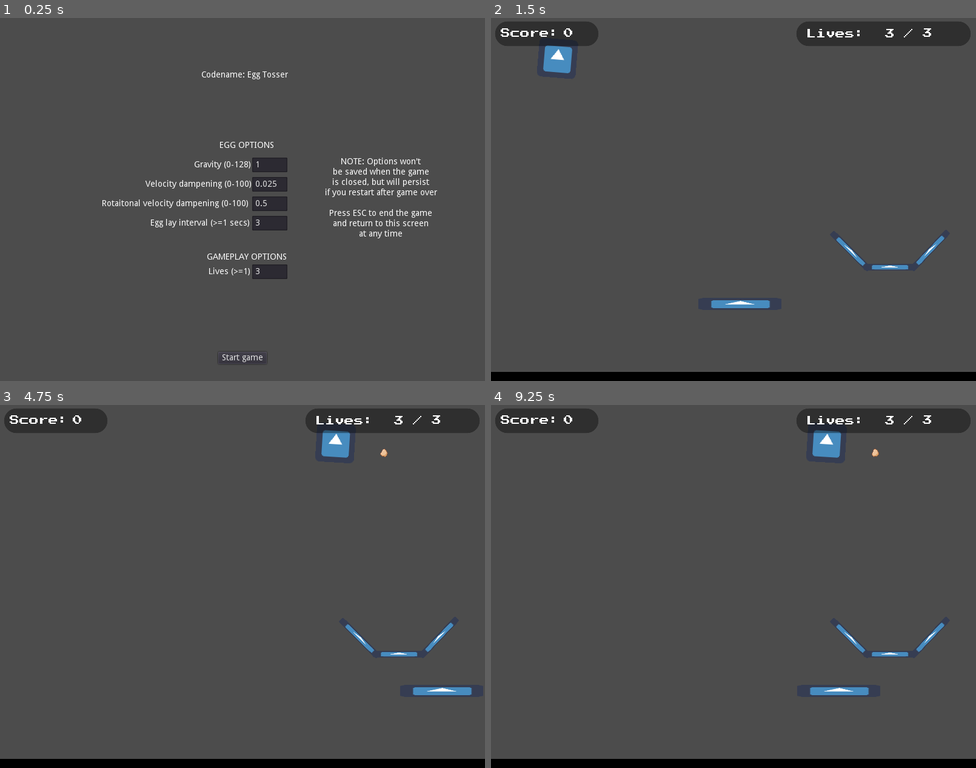
Above: before the commit, frames 1-4 (two rows, left to right).
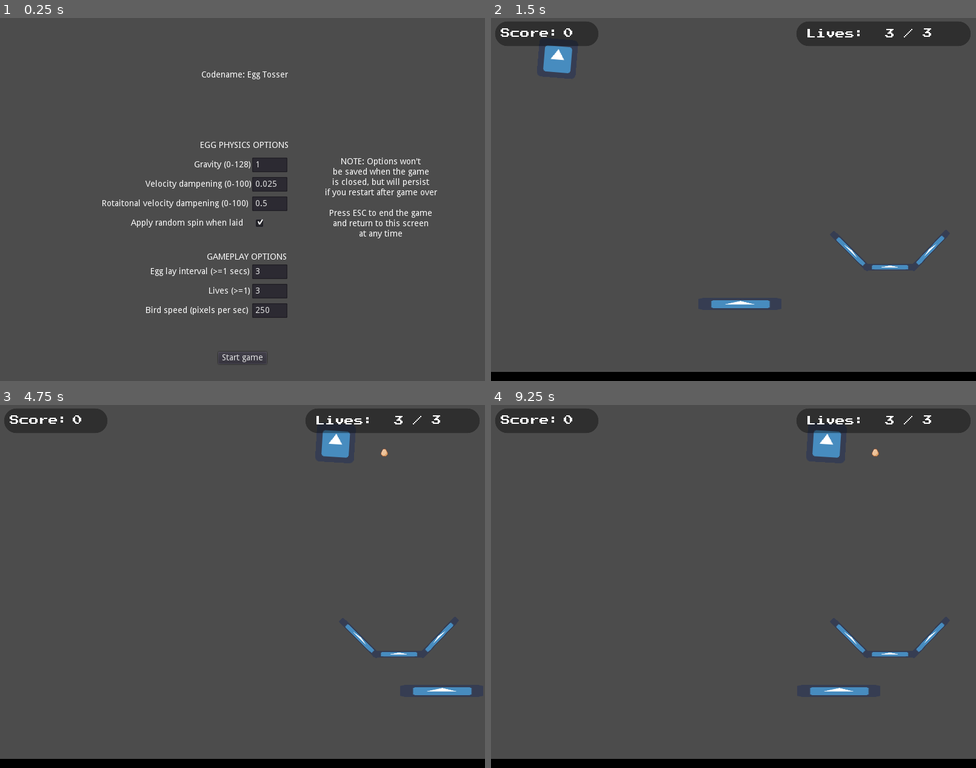
Above: after the commit, the same moments.

Repository: thatnick/fragile
Game: Godot game, scene res://scenes/debug_options.tscn
Same seed, same stepped clock (60 frames per second), same inputs: the game is played once before the commit and once after it. The engine's default icon, where the game draws it, is replaced by a stand-in: a white triangle on a blue panel in a dark square.
Inputs (mouse positions are in pixels of both pictures, inside the frame that each line leads up to):
- Up to frame 1 (0.25 s): no input
- Up to frame 2 (1.5 s): click (752, 224) at 0.52 s; click "Start game" at 1.25 s
- Up to frame 3 (4.75 s): hold Right (ui_right) 2.03-2.78 s; hold Left (ui_left) 2.78-3.53 s; hold Right (ui_right) from 3.53 s (still down)
- Up to frame 4 (9.25 s): release Right (ui_right) at 5.03 s; hold Left (ui_left) 5.03-5.75 s; tap Escape (ui_cancel) at 5.65 s; click "Start game" at 5.75 s; hold Left (ui_left) 6.53-8.03 s; hold Right (ui_right) from 8.03 s (still down)

The runs differ from the first frame. In frame 1, 1.6% of the frame differs, in the area x 27-60%, y 34-83%; in frame 2, nothing differs; in frame 3, less than 0.1%; in frame 4, less than 0.1%.

Commit message:
Add the bird speed and startup egg rotation option to the debug screen. Create game over function.

Diff:
--- a/scenes/debug_options.tscn
+++ b/scenes/debug_options.tscn
@@ -37,11 +37,11 @@
 [node name="EggOptions" type="Label" parent="."]
 anchor_left = 0.5
 anchor_right = 0.5
-margin_left = -64.0
+margin_left = -72.0
 margin_top = 200.0
 margin_right = 79.0
 margin_bottom = 224.0
-text = "EGG OPTIONS"
+text = "EGG PHYSICS OPTIONS"
 align = 1
 valign = 1
 
@@ -63,10 +63,10 @@
 margin_right = 474.0
 margin_bottom = 320.0
 
-[node name="EggIntervalEdit" type="LineEdit" parent="."]
+[node name="EggSpinCheckbox" type="CheckBox" parent="."]
 margin_left = 416.0
 margin_top = 328.0
-margin_right = 474.0
+margin_right = 440.0
 margin_bottom = 352.0
 
 [node name="Label" type="Label" parent="."]
@@ -93,12 +93,12 @@
 text = "Rotaitonal velocity dampening (0-100)"
 valign = 1
 
-[node name="Label4" type="Label" parent="."]
-margin_left = 248.0
+[node name="Label6" type="Label" parent="."]
+margin_left = 216.0
 margin_top = 328.0
-margin_right = 412.0
+margin_right = 410.0
 margin_bottom = 352.0
-text = "Egg lay interval (>=1 secs)"
+text = "Apply random spin when laid"
 valign = 1
 
 [node name="EggOptions2" type="Label" parent="."]
@@ -112,19 +112,47 @@
 align = 1
 valign = 1
 
+[node name="Label4" type="Label" parent="."]
+margin_left = 248.0
+margin_top = 408.0
+margin_right = 412.0
+margin_bottom = 432.0
+text = "Egg lay interval (>=1 secs)"
+valign = 1
+
 [node name="Label5" type="Label" parent="."]
 margin_left = 344.0
-margin_top = 408.0
+margin_top = 440.0
 margin_right = 413.0
-margin_bottom = 432.0
+margin_bottom = 464.0
 text = "Lives (>=1)"
 valign = 1
 
-[node name="LivesEdit" type="LineEdit" parent="."]
+[node name="Label7" type="Label" parent="."]
+margin_left = 240.0
+margin_top = 472.0
+margin_right = 410.0
+margin_bottom = 496.0
+text = "Bird speed (pixels per sec)"
+valign = 1
+
+[node name="EggIntervalEdit" type="LineEdit" parent="."]
 margin_left = 416.0
 margin_top = 408.0
 margin_right = 474.0
 margin_bottom = 432.0
+
+[node name="LivesEdit" type="LineEdit" parent="."]
+margin_left = 416.0
+margin_top = 440.0
+margin_right = 474.0
+margin_bottom = 464.0
+
+[node name="BirdSpeedEdit" type="LineEdit" parent="."]
+margin_left = 416.0
+margin_top = 472.0
+margin_right = 474.0
+margin_bottom = 496.0
 
 [node name="StartGameButton" type="Button" parent="."]
 anchor_left = 0.5
--- a/scripts/debug_options.gd
+++ b/scripts/debug_options.gd
@@ -7,14 +7,19 @@
 	$GravityEdit.text = str(manager.gravity)
 	$VelDampEdit.text = str(manager.vel_damp)
 	$RotVelDampEdit.text = str(manager.rot_vel_damp)
+	$EggSpinCheckbox.pressed = manager.egg_spin_on_start
 	$EggIntervalEdit.text = str(manager.egg_interval)
 	$LivesEdit.text = str(manager.lives_total)
+	$BirdSpeedEdit.text = str(manager.bird_speed)
+
 
 func _on_StartGameButton_pressed():
 	manager.gravity = float($GravityEdit.text)
 	manager.vel_damp = float($VelDampEdit.text)
 	manager.rot_vel_damp = float($RotVelDampEdit.text)
+	manager.egg_spin_on_start = $EggSpinCheckbox.pressed
 	manager.egg_interval = int($EggIntervalEdit.text)
 	manager.lives_total = int($LivesEdit.text)
+	manager.bird_speed = float($BirdSpeedEdit.text)
 
 	get_tree().change_scene("res://scenes/game.tscn")
--- a/scripts/egg.gd
+++ b/scripts/egg.gd
@@ -13,17 +13,13 @@
 onready var manager = get_node("/root/Manager")
 
 func _ready():
-	# add a random rotation
-	add_torque(manager.rng.randf_range(-50.0, 50.0))
-
-	# DEBUG Set options from the debug screen
+	# DEBUG set debug options
+	if manager.egg_spin_on_start:
+		# add a random rotation
+		add_torque(manager.rng.randf_range(-50.0, 50.0))
 	gravity_scale = manager.gravity
 	linear_damp = manager.vel_damp
 	angular_damp = manager.rot_vel_damp
-
-func _process(delta):
-	if !$HatchTimer.is_stopped():
-		print($HatchTimer.time_left)
 
 func _on_Egg_body_entered(body):
 	if body.name == "Floor":
--- a/scripts/egg_gen.gd
+++ b/scripts/egg_gen.gd
@@ -10,6 +10,8 @@
 func _ready():
 	# stop at the end of the path instead of looping back to the start
 	$Bird.set_loop(false)
+
+	speed = manager.bird_speed
 
 	# DEBUG Set options from the debug screen
 	$EggSpawnTimer.wait_time = manager.egg_interval
--- a/scripts/manager.gd
+++ b/scripts/manager.gd
@@ -9,20 +9,25 @@
 var score: int = 0
 var lives
 
-var lives_total = 3 setget set_lives_total
+# DEBUG these are overriden by any changes on the DebugOptions screen
 var gravity = 1
 var vel_damp = 0.025
 var rot_vel_damp = 0.5
+var egg_spin_on_start = true
 var egg_interval = 3
+var lives_total = 3 setget set_lives_total
+var bird_speed = 250
 
 func _ready():
 	rng.randomize()
-	#lives = lives_total
 
 func _process(delta):
 	if (game_running && lives <= 0):
-		get_tree().change_scene("res://scenes/game_over.tscn")
+		game_over()
 
 func set_lives_total(new_value):
 	lives_total = new_value
 	lives = lives_total
+
+func game_over():
+	get_tree().change_scene("res://scenes/game_over.tscn")
